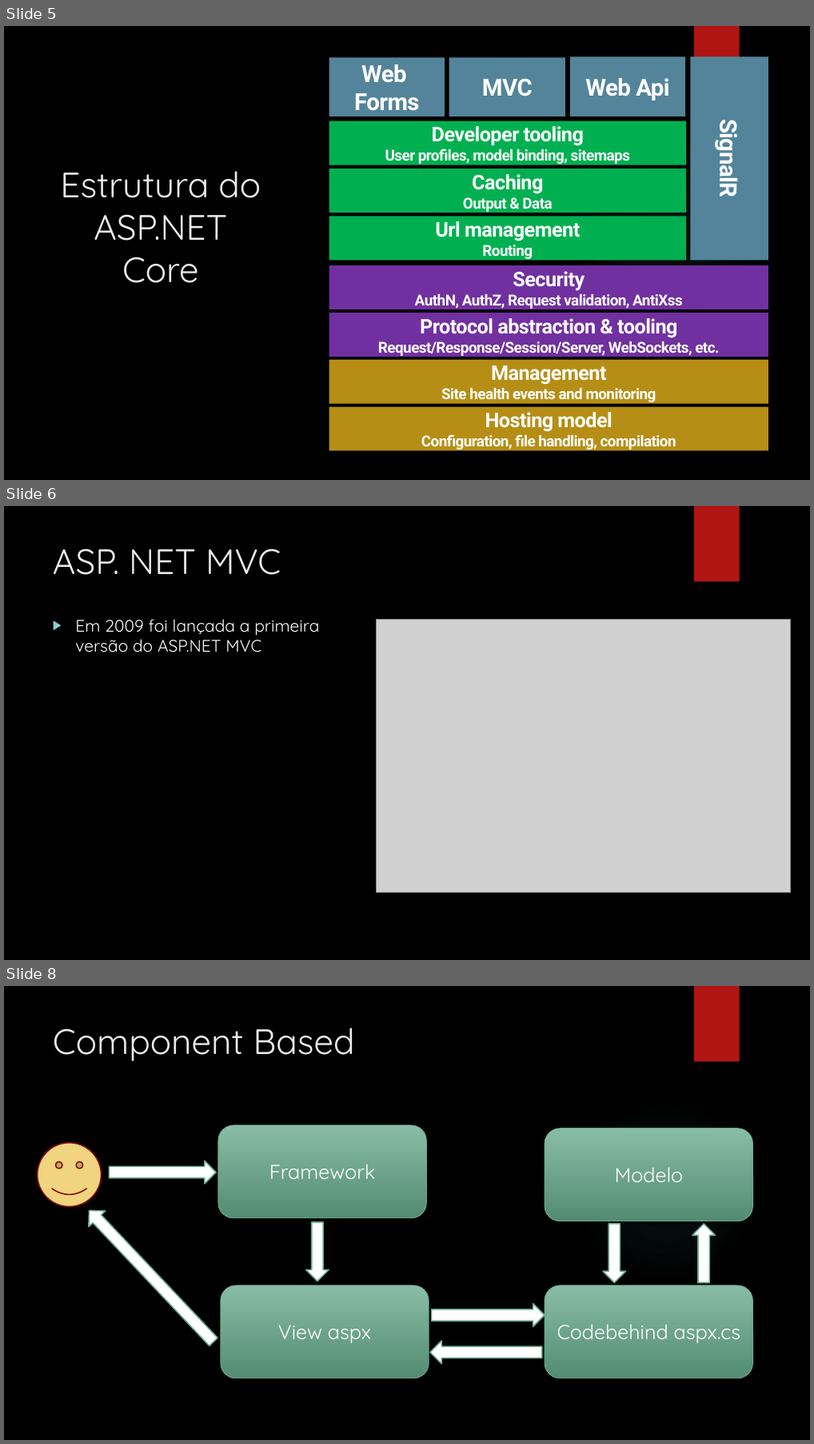
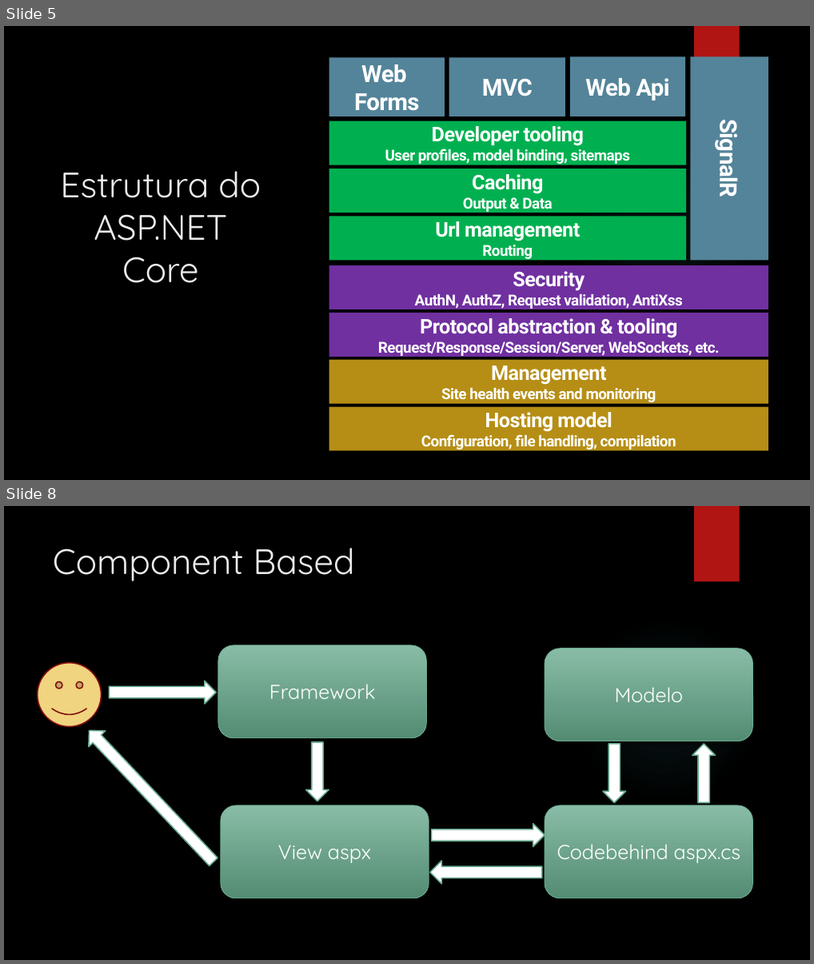
Before and after one commit to leolana/AspnetMvcLab, a slide deck: Presentation/AspNetMvc.pptx. Shown one above the other, each under a label of ours: slides 5, 6 and 8 before the commit, slides 5 and 8 after it; the slides between them are not shown. The pictures are 814x1444 and 814x964 pixels, drawn with LibreOffice and Linux fonts; fonts in the diff are those of the drawing; grey boxes stand for pictures; background and template pictures are left out. Boxes give left, top, right and bottom in pixels: in the first picture for what was removed or moved away, otherwise in the second. Text is boxed around its words. In the diff, an @@ line names an element or a change of style, - is before the commit and + after.

```diff
--- a/Presentation/AspNetMvc.pptx
+++ b/Presentation/AspNetMvc.pptx
@@ slide 6 removed at <box>4,506,810,960</box>, background picture (left out); not listed: 2 template elements that a slide beside it also shows @@
@@ title removed at <box>53,548,281,575</box> @@
-ASP. NET MVC
@@ text removed at <box>75,619,319,652</box> @@
-▶ Em 2009 foi lançada a primeira versão do ASP.NET MVC
@@ picture removed at <box>377,619,791,892</box> @@
```
Also in this commit, not shown: 16 slides changed, 1 slide added.
